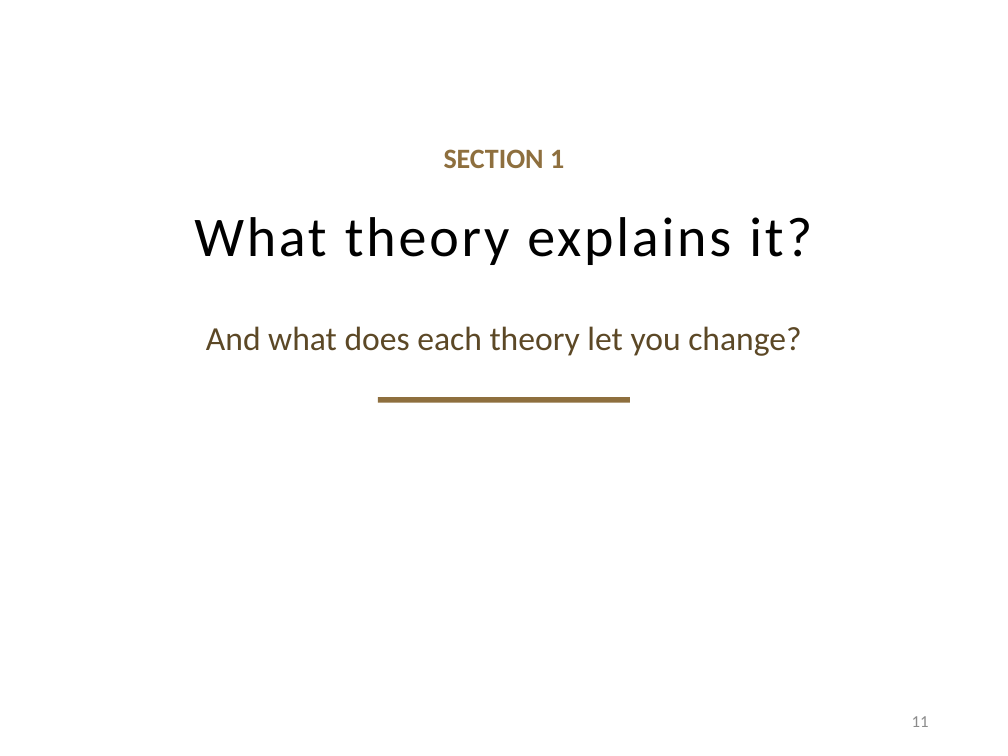
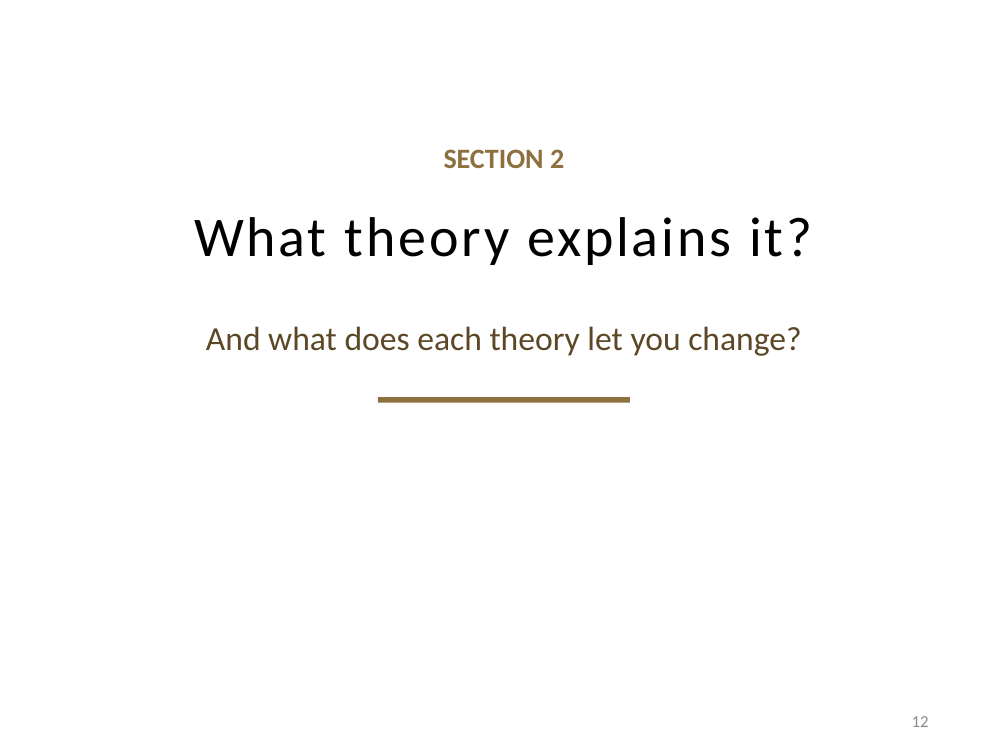
Before and after one commit to davisjam/model-based-agentic-software-engineering, a slide deck: slide 12 of course/lectures/act-2-delegation-and-control/04-failure-aware-engineering/2-4-Failure-Aware-Engineering.pptx (slide 11 before the commit). Drawn at 1008x756 pixels with LibreOffice and Linux fonts; fonts in the diff are those of the drawing; background and template pictures are left out. Boxes give left, top, right and bottom in pixels: in the first picture for what was removed or moved away, otherwise in the second. Text is boxed around its words. In the diff, an @@ line names an element or a change of style, - is before the commit and + after.

```diff
--- a/course/lectures/act-2-delegation-and-control/04-failure-aware-engineering/2-4-Failure-Aware-Engineering.pptx
+++ b/course/lectures/act-2-delegation-and-control/04-failure-aware-engineering/2-4-Failure-Aware-Engineering.pptx
@@ text at bbox=[444, 149, 564, 168]: text changed @@
-SECTION 1
+SECTION 2
@@ page number at bbox=[912, 716, 929, 727]: text changed @@
-11
+12
```
Also in this commit, not shown: 36 other slides changed, 1 slide added.
